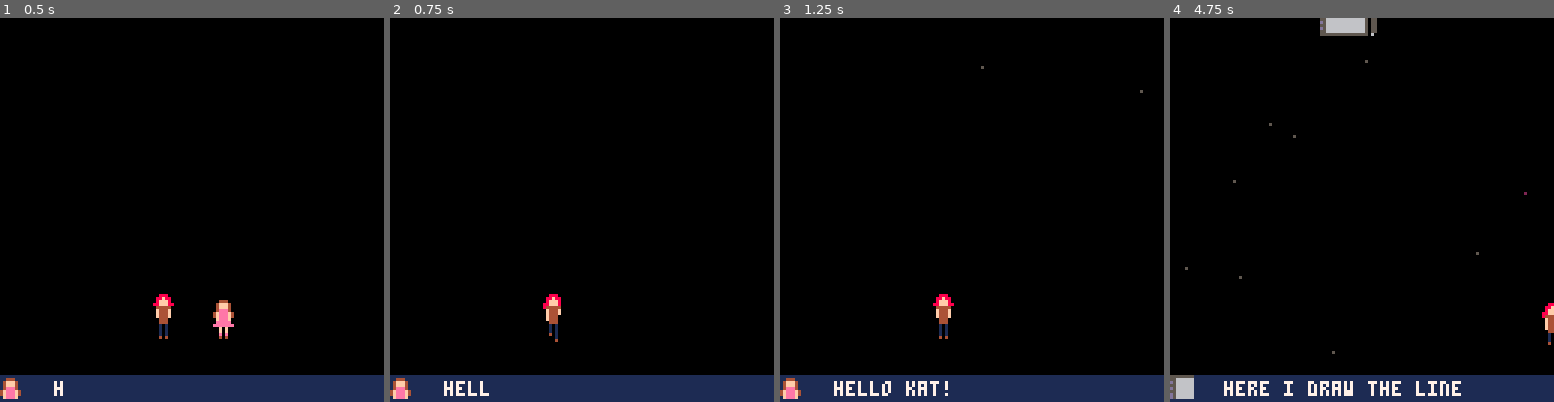
Above: before the commit, frames 1-4 (left to right).
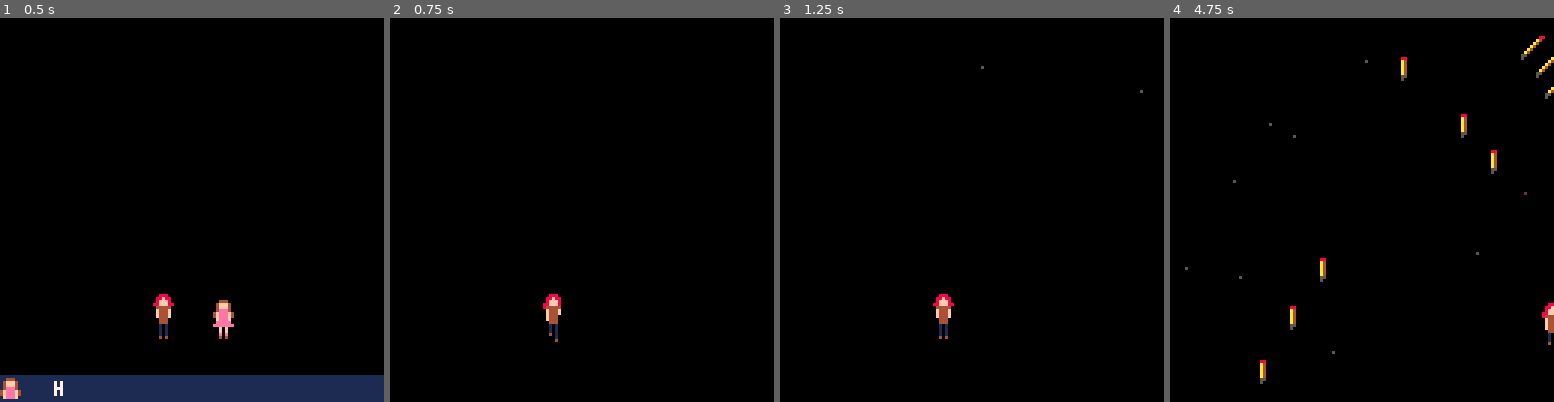
Above: after the commit, the same moments.

Repository: nsatragno/pico8-carts
Game: PICO-8 cartridge super_kat_8/super_kat_8.p8
Two runs of this game, one before a commit and one after it. Both use one fixed random seed, a clock stepped at 60 frames per second and the inputs below.
Inputs:
- Up to frame 1 (0.5 s): tap X (X key) at 0.33 s
- Up to frame 2 (0.75 s): tap O (Z key) at 0.7 s
- Up to frame 3 (1.25 s): tap X (X key) at 1.07 s
- Up to frame 4 (4.75 s): hold Right 1.6-2.1 s; tap O (Z key) every 0.4 s from 1.7 to 4.5 s; tap X (X key) at 1.85, 2.97, 4.08 s; hold Up 2.15-2.42 s; hold Right 2.47-3.03 s; hold Left 3.08-3.58 s; hold Down 3.63-3.97 s; hold Right 4.02-4.68 s; hold Up from 4.73 s (still down)

Frame 1 is identical in both runs. In frame 2, 7.0% of the frame differs, in the area x 0-100%, y 92-100%; in frame 3, 7.0%; in frame 4, 8.4%, in the area x 0-100%, y 0-100%.

Commit message:
"Level design"

Diff:
--- a/super_kat_8/super_kat_8.p8
+++ b/super_kat_8/super_kat_8.p8
@@ -27,133 +27,383 @@
 
  events = {
   {
+   x = -5,
+   y = 0,
+   spawn = "pencil",
+   offset = 1,
+   angle = .86,
+  },
+  {
+   x = -5,
+   y = 10,
+   spawn = "pencil",
+   offset = 0.2,
+   angle = .86,
+  },
+  {
+   x = -5,
+   y = 20,
+   spawn = "pencil",
+   offset = 0.2,
+   angle = .86,
+  },
+  {
+   x = 20,
+   y = -5,
+   spawn = "pencil",
+   offset = 0.2,
+   angle = .75,
+  },
+  {
+   x = 30,
+   y = -5,
+   spawn = "pencil",
+   offset = 0.2,
+   angle = .75,
+  },
+  {
+   x = 40,
+   y = -5,
+   spawn = "pencil",
+   offset = 0.2,
+   angle = .75,
+  },
+  {
    x = 50,
+   y = -5,
+   spawn = "pencil",
+   offset = 0.2,
+   angle = .75,
+  },
+  {
+   x = 107,
+   y = -5,
+   spawn = "pencil",
+   offset = 0.5,
+   angle = .75,
+  },
+  {
+   x = 97,
+   y = -5,
+   spawn = "pencil",
+   offset = 0.2,
+   angle = .75,
+  },
+  {
+   x = 87,
+   y = -5,
+   spawn = "pencil",
+   offset = 0.2,
+   angle = .75,
+  },
+  {
+   x = 77,
+   y = -5,
+   spawn = "pencil",
+   offset = 0.2,
+   angle = .75,
+  },
+  {
+   x = 132,
+   y = 0,
+   spawn = "pencil",
+   offset = 0.2,
+   angle = .62,
+  },
+  {
+   x = 132,
+   y = 10,
+   spawn = "pencil",
+   offset = 0.2,
+   angle = .62,
+  },
+  {
+   x = 132,
+   y = 20,
+   spawn = "pencil",
+   offset = 0.2,
+   angle = .62,
+  },
+  {
+   x = 20,
+   y = -10,
+   spawn = "brush",
+   offset = 2,
+  },
+  {
+   x = 107,
+   y = -10,
+   spawn = "brush",
+   offset = 2,
+  },
+  {
+   x = 60,
+   y = -10,
+   spawn = "brush",
+   offset = 2,
+  },
+  {
+   x = 80,
+   y = -10,
+   spawn = "brush",
+   offset = 2,
+  },
+  {
+   x = 10,
+   y = -10,
+   spawn = "pencil",
+   offset = 4,
+   angle = .75,
+  },
+  {
+   x = 20,
+   y = -10,
+   spawn = "pencil",
+   offset = 0.2,
+   angle = .75,
+  },
+  {
+   x = 30,
+   y = -10,
+   spawn = "pencil",
+   offset = 0.2,
+   angle = .75,
+  },
+  {
+   x = 40,
+   y = -10,
+   spawn = "pencil",
+   offset = 0.2,
+   angle = .75,
+  },
+  {
+   x = 50,
+   y = -10,
+   spawn = "pencil",
+   offset = 0.2,
+   angle = .75,
+  },
+  {
+   x = 60,
+   y = -10,
+   spawn = "pencil",
+   offset = 0.2,
+   angle = .75,
+  },
+  {
+   x = 70,
+   y = -10,
+   spawn = "pencil",
+   offset = 0.2,
+   angle = .75,
+  },
+  {
+   x = 80,
+   y = -10,
+   spawn = "pencil",
+   offset = 0.2,
+   angle = .75,
+  },
+  {
+   x = 90,
+   y = -10,
+   spawn = "pencil",
+   offset = 0.2,
+   angle = .75,
+  },
+  {
+   x = 100,
+   y = -10,
+   spawn = "pencil",
+   offset = 0.2,
+   angle = .75,
+  },
+  {
+   x = 120,
+   y = -10,
+   spawn = "pencil",
+   offset = 0.2,
+   angle = .75,
+  },
+  {
+   x = 110,
+   y = -10,
+   spawn = "pencil",
+   offset = 0.2,
+   angle = .75,
+  },
+  {
+   x = 100,
+   y = -10,
+   spawn = "pencil",
+   offset = 0.2,
+   angle = .75,
+  },
+  {
+   x = 90,
+   y = -10,
+   spawn = "pencil",
+   offset = 0.2,
+   angle = .75,
+  },
+  {
+   x = 80,
+   y = -10,
+   spawn = "pencil",
+   offset = 0.2,
+   angle = .75,
+  },
+  {
+   x = 70,
+   y = -10,
+   spawn = "pencil",
+   offset = 0.2,
+   angle = .75,
+  },
+  {
+   x = 60,
+   y = -10,
+   spawn = "pencil",
+   offset = 0.2,
+   angle = .75,
+  },
+  {
+   x = 50,
+   y = -10,
+   spawn = "pencil",
+   offset = 0.2,
+   angle = .75,
+  },
+  {
+   x = 40,
+   y = -10,
+   spawn = "pencil",
+   offset = 0.2,
+   angle = .75,
+  },
+  {
+   x = 30,
+   y = -10,
+   spawn = "pencil",
+   offset = 0.2,
+   angle = .75,
+  },
+  {
+   x = 20,
+   y = -10,
+   spawn = "pencil",
+   offset = 0.2,
+   angle = .75,
+  },
+  {
+   x = 10,
+   y = -10,
+   spawn = "pencil",
+   offset = 0.2,
+   angle = .75,
+  },
+  {
+   x = 30,
+   y = -10,
+   spawn = "brush",
+   offset = 3,
+  },
+  {
+   x = 15,
+   y = -10,
+   spawn = "pencil",
+   offset = 0,
+   angle = .75,
+  },
+  {
+   x = 45,
+   y = -10,
+   spawn = "pencil",
+   offset = 0,
+   angle = .75,
+  },
+  {
+   x = 15,
+   y = -10,
+   spawn = "pencil",
+   offset = 0.5,
+   angle = .75,
+  },
+  {
+   x = 45,
+   y = -10,
+   spawn = "pencil",
+   offset = 0,
+   angle = .75,
+  },
+  {
+   x = 15,
+   y = -10,
+   spawn = "pencil",
+   offset = 0.5,
+   angle = .75,
+  },
+  {
+   x = 45,
+   y = -10,
+   spawn = "pencil",
+   offset = 0,
+   angle = .75,
+  },
+  {
+   x = 100,
+   y = -10,
+   spawn = "brush",
+   offset = 3,
+  },
+  {
+   x = 85,
+   y = -10,
+   spawn = "pencil",
+   offset = 0,
+   angle = .75,
+  },
+  {
+   x = 115,
+   y = -10,
+   spawn = "pencil",
+   offset = 0,
+   angle = .75,
+  },
+  {
+   x = 85,
+   y = -10,
+   spawn = "pencil",
+   offset = 0.5,
+   angle = .75,
+  },
+  {
+   x = 115,
+   y = -10,
+   spawn = "pencil",
+   offset = 0,
+   angle = .75,
+  },
+  {
+   x = 85,
+   y = -10,
+   spawn = "pencil",
+   offset = 0.5,
+   angle = .75,
+  },
+  {
+   x = 115,
+   y = -10,
+   spawn = "pencil",
+   offset = 0,
+   angle = .75,
+  },
+  {
+   x = 56,
    y = -30,
    spawn = "tablet",
-   offset = 1,
-  },
-  {
-   x = -5,
-   y = 0,
-   spawn = "pencil",
-   offset = 300,
-   angle = .86,
-  },
-  {
-   x = -5,
-   y = 10,
-   spawn = "pencil",
-   offset = 0.2,
-   angle = .86,
-  },
-  {
-   x = -5,
-   y = 20,
-   spawn = "pencil",
-   offset = 0.2,
-   angle = .86,
-  },
-  {
-   x = 20,
-   y = -5,
-   spawn = "pencil",
-   offset = 0.2,
-   angle = .75,
-  },
-  {
-   x = 30,
-   y = -5,
-   spawn = "pencil",
-   offset = 0.2,
-   angle = .75,
-  },
-  {
-   x = 40,
-   y = -5,
-   spawn = "pencil",
-   offset = 0.2,
-   angle = .75,
-  },
-  {
-   x = 50,
-   y = -5,
-   spawn = "pencil",
-   offset = 0.2,
-   angle = .75,
-  },
-  {
-   x = 107,
-   y = -5,
-   spawn = "pencil",
-   offset = 0.5,
-   angle = .75,
-  },
-  {
-   x = 97,
-   y = -5,
-   spawn = "pencil",
-   offset = 0.2,
-   angle = .75,
-  },
-  {
-   x = 87,
-   y = -5,
-   spawn = "pencil",
-   offset = 0.2,
-   angle = .75,
-  },
-  {
-   x = 77,
-   y = -5,
-   spawn = "pencil",
-   offset = 0.2,
-   angle = .75,
-  },
-  {
-   x = 132,
-   y = 0,
-   spawn = "pencil",
-   offset = 0.2,
-   angle = .62,
-  },
-  {
-   x = 132,
-   y = 10,
-   spawn = "pencil",
-   offset = 0.2,
-   angle = .62,
-  },
-  {
-   x = 132,
-   y = 20,
-   spawn = "pencil",
-   offset = 0.2,
-   angle = .62,
-  },
-  {
-   x = 20,
-   y = -10,
-   spawn = "brush",
-   offset = 20,
-  },
-  {
-   x = 20,
-   y = -10,
-   spawn = "brush",
-   offset = 2,
-  },
-  {
-   x = 107,
-   y = -10,
-   spawn = "brush",
-   offset = 3,
-  },
-  {
-   x = 60,
-   y = -10,
-   spawn = "brush",
-   offset = 5,
-  }
+   offset = 10,
+  },
  }
 
  particles = {}
@@ -365,7 +615,7 @@
   -- todo comment out btnp to disallow skipping intro
   if #dialog.messages == 0 or btnp(❎) or btnp(🅾️ ) then
    state = "game"
-   --dialog.messages = {}
+   dialog.messages = {}
    nina.state = "hide"
    return
   end
@@ -580,8 +830,8 @@
 
  for pencil in all(pencils) do
   local pencil_rect = {
-   x0 = pencil.x,
-   x1 = pencil.x + 1,
+   x0 = pencil.x - 1,
+   x1 = pencil.x + 2,
    y0 = pencil.y - 4,
    y1 = pencil.y + 3,
   }
